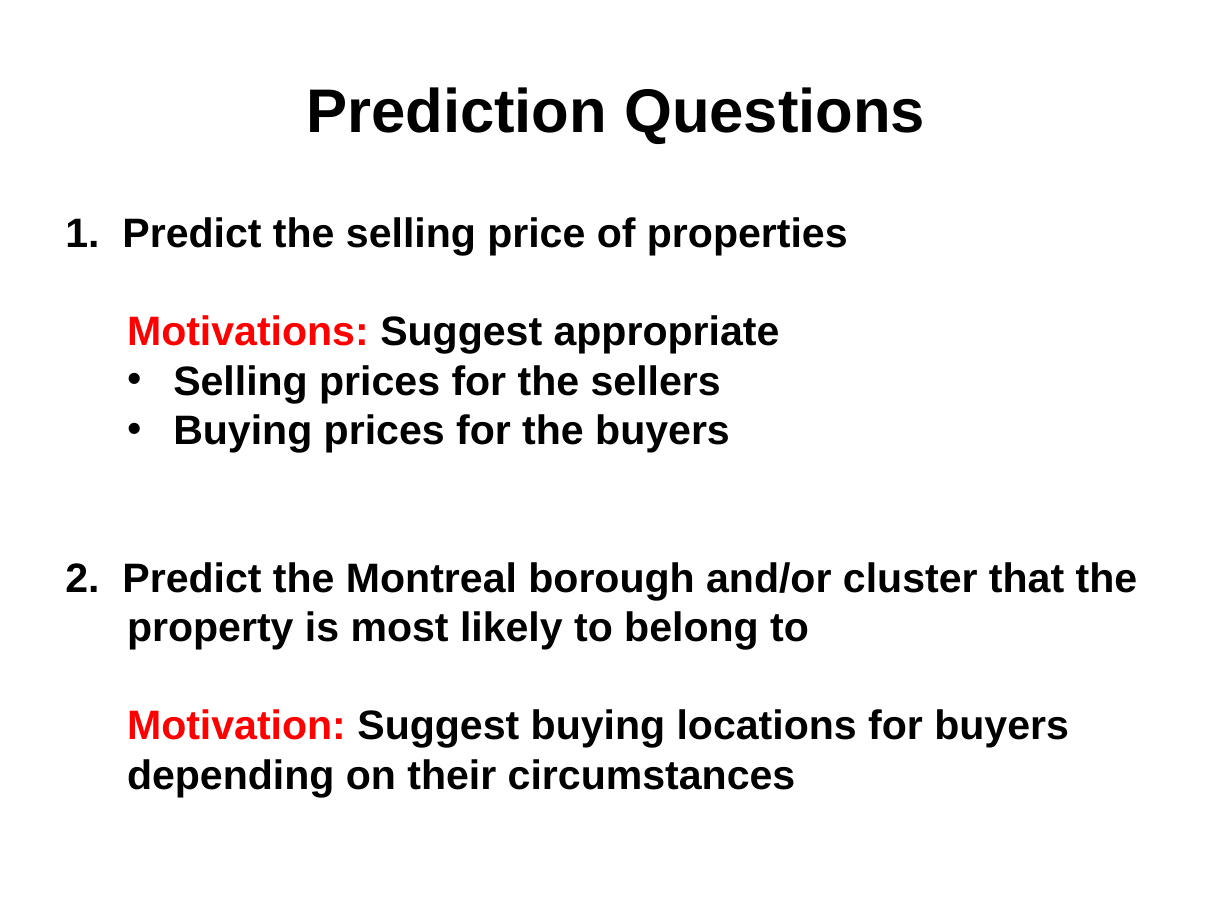
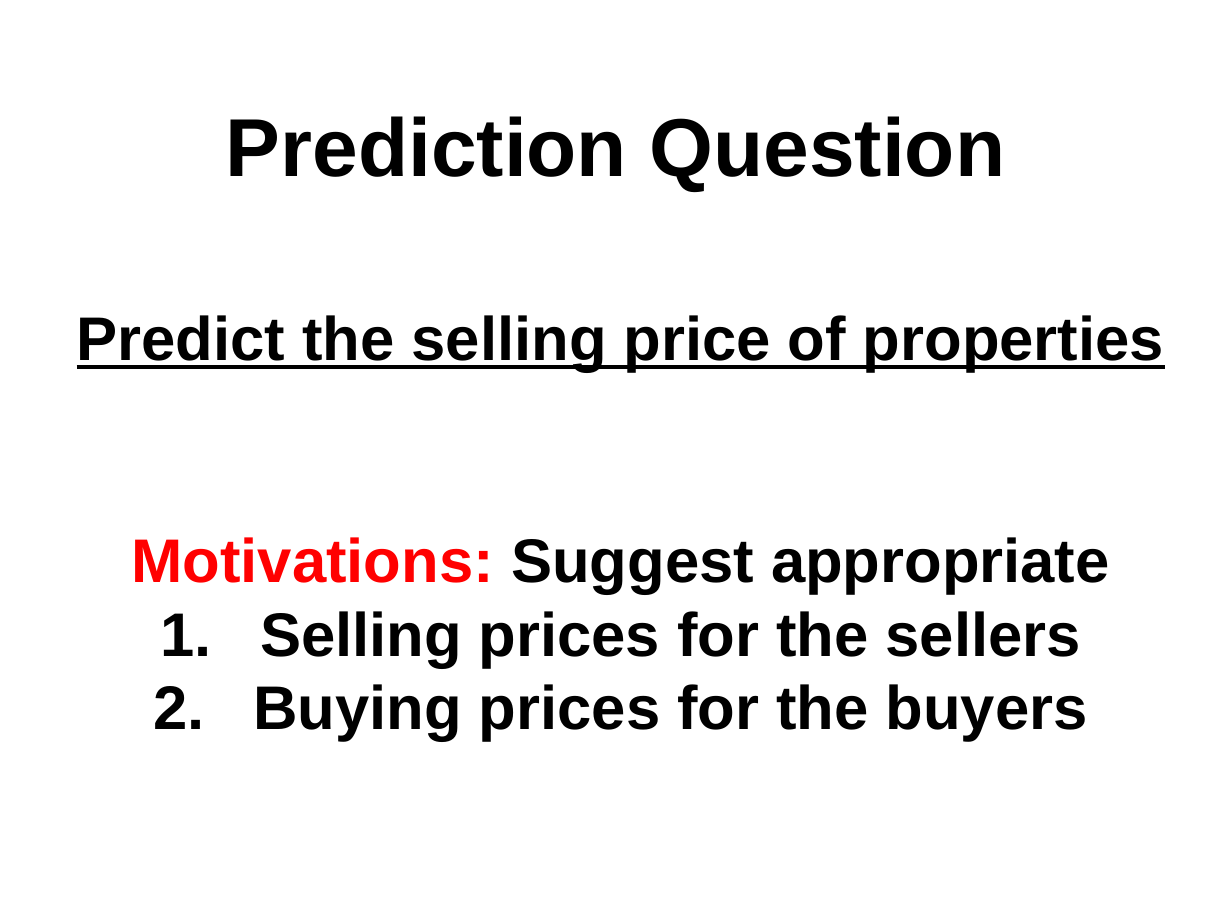
Before and after one commit to npow/centris, a slide deck: slide 2 of presentation/DaveNissanEmil2014MachineLearning.pptx. Drawn at 1232x924 pixels with LibreOffice and Linux fonts; fonts in the diff are those of the drawing. Boxes give left, top, right and bottom in pixels: in the first picture for what was removed or moved away, otherwise in the second. Text is boxed around its words. In the diff, an @@ line names an element or a change of style, - is before the commit and + after.

```diff
--- a/presentation/DaveNissanEmil2014MachineLearning.pptx
+++ b/presentation/DaveNissanEmil2014MachineLearning.pptx
@@ text at box(226, 116, 1005, 191): text changed; size 36 to 48 pt @@
-Prediction Questions
+Prediction Question
@@ text "Predict the selling price of ...": place and size @@
-text "Predict the selling price of ..." at box(65, 217, 1138, 797)
+text "Predict the selling price of ..." at box(77, 315, 1164, 741)
@@ text at box(77, 315, 1164, 372): text changed; size 24 to 36 pt @@
-1. Predict the selling price of properties
+Predict the selling price of properties
@@ text at box(131, 537, 1110, 741): size 24 to 36 pt in "Motivations: Suggest appropriate", "Selling prices for the sellers", "Buying prices for the buyers"; alignment left to centre; list level 2 to 1 in "Motivations: Suggest appropriate"; bullet • to 1.; list level 2 to 1 in "Selling prices for the sellers"; list level 2 to 1 in "Buying prices for the buyers" @@
@@ text at box(65, 562, 1138, 797): paragraphs removed @@
-2. Predict the Montreal borough and/or cluster that the property is most likely to belong to
-  Motivation: Suggest buying locations for buyers depending on their circumstances
```
Also in this commit, not shown: 3 other slides changed, 1 slide added, 1 other file.
